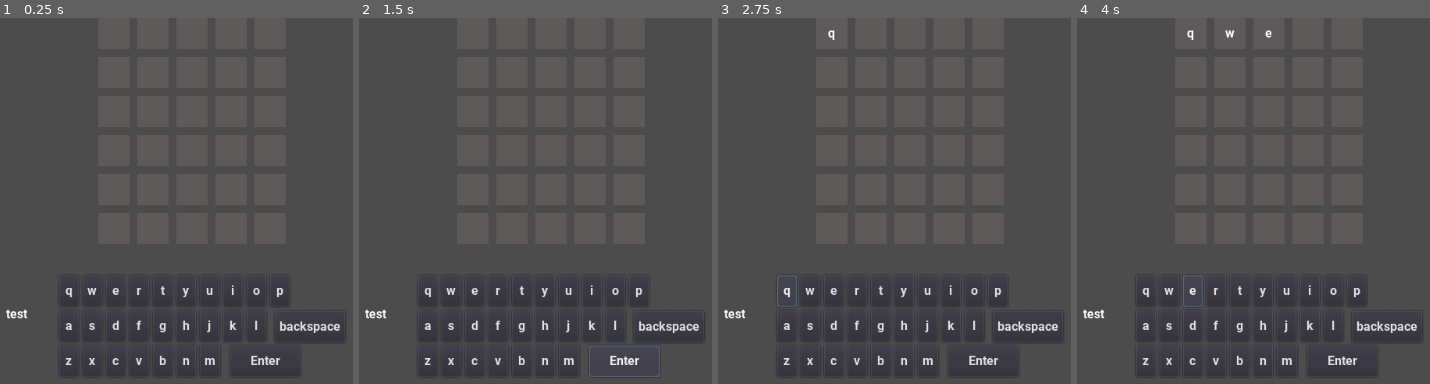
Above: before the commit, frames 1-4 (left to right).
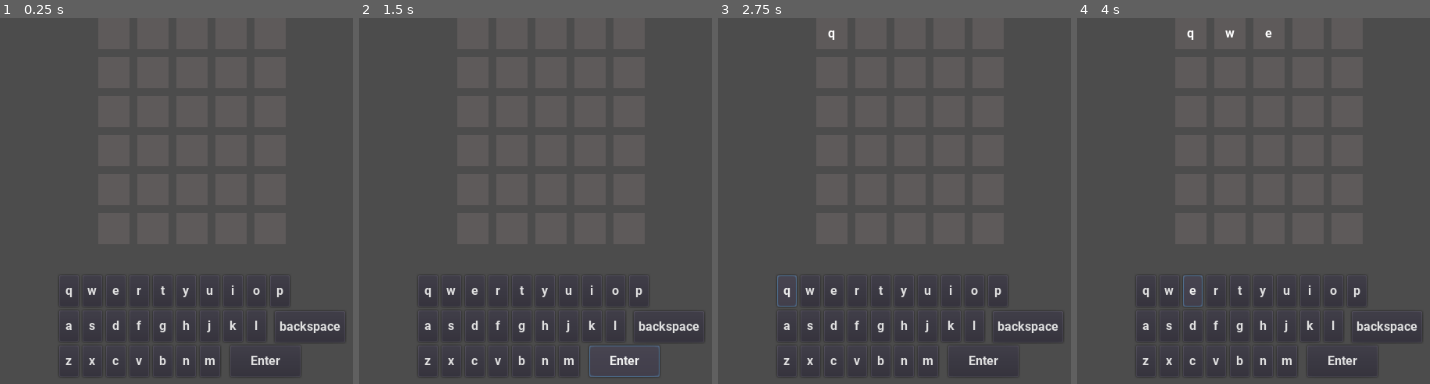
Above: after the commit, the same moments.

Repository: amil-ck/Jujudle
Game: Godot game, scene res://Node2D.tscn
Two runs of this game, one before a commit and one after it. Both use one fixed random seed, a clock stepped at 60 frames per second and the inputs below.
Inputs:
- Up to frame 1 (0.25 s): no input
- Up to frame 2 (1.5 s): click "Enter" at 0.5 s; click "Enter" at 1.25 s
- Up to frame 3 (2.75 s): click "q" at 2 s
- Up to frame 4 (4 s): click "w" at 2.75 s; click "e" at 3.5 s

The runs differ from the first frame. In frame 1, 0.1% of the frame differs, in the area x 1-8%, y 79-83%; in frame 2, 0.1%; in frame 3, 0.1%; in frame 4, 0.1%.

Commit message:
We did it!

Diff:
--- a/Godot/Main.gd
+++ b/Godot/Main.gd
@@ -124,7 +124,7 @@
 			cur_y += 1
 			cur_x = 0
 		else:
-			$Label.text = "The answer was: " + answer
+			$CanvasLayer/Buttons/Label.text = "The answer was: " + answer
 
 func replacer(word, index):
 	word[index] = " "
--- a/Godot/Node2D.tscn
+++ b/Godot/Node2D.tscn
@@ -4,13 +4,6 @@
 
 [node name="Main" type="Node2D"]
 script = ExtResource( 1 )
-
-[node name="Label" type="Label" parent="."]
-margin_left = 274.0
-margin_top = 370.0
-margin_right = 313.0
-margin_bottom = 390.0
-text = "test"
 
 [node name="CanvasLayer" type="CanvasLayer" parent="."]
 
@@ -38,5 +31,11 @@
 margin_bottom = 180.0
 text = "Enter"
 
+[node name="Label" type="Label" parent="CanvasLayer/Buttons"]
+margin_left = -4.0
+margin_top = 217.0
+margin_right = 35.0
+margin_bottom = 237.0
+
 [connection signal="pressed" from="CanvasLayer/Buttons/backspace" to="." method="_on_backspace_pressed"]
 [connection signal="pressed" from="CanvasLayer/Buttons/enter" to="." method="_on_enter_pressed"]
Not shown, changed: Godot/Export/JuJudle.html
Not shown, changed: Godot/Export/JuJudle.pck
Not shown, changed: JuJudle.pck
Not shown, changed: index.html
